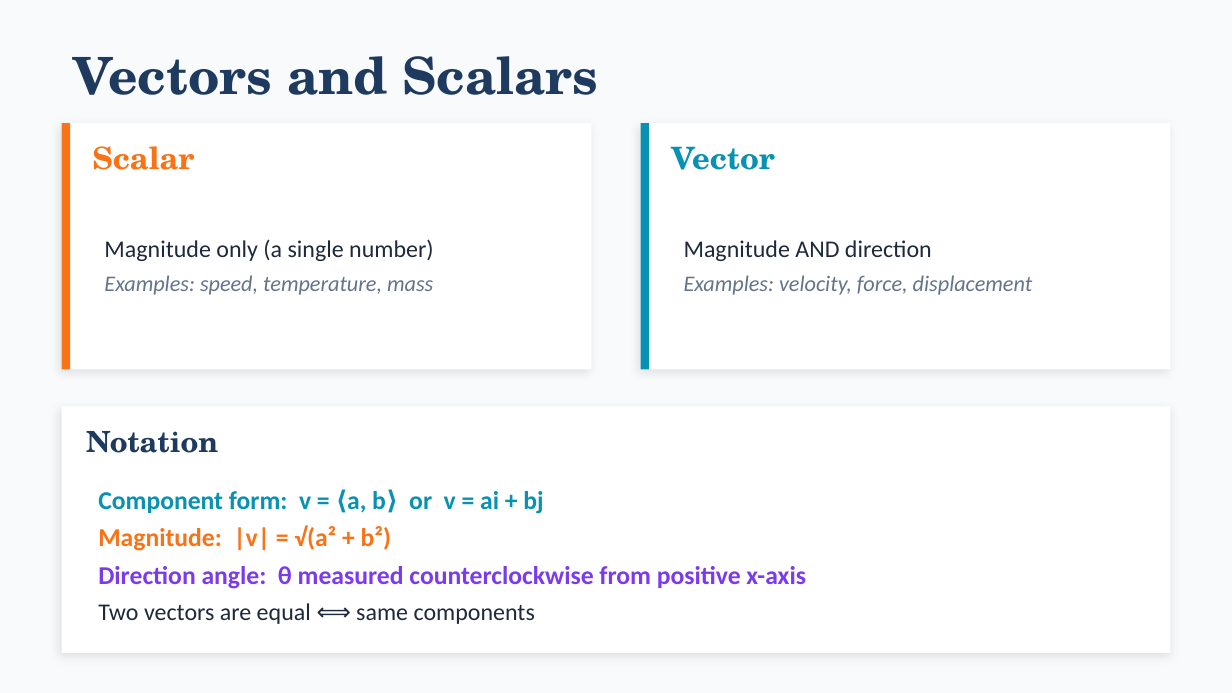
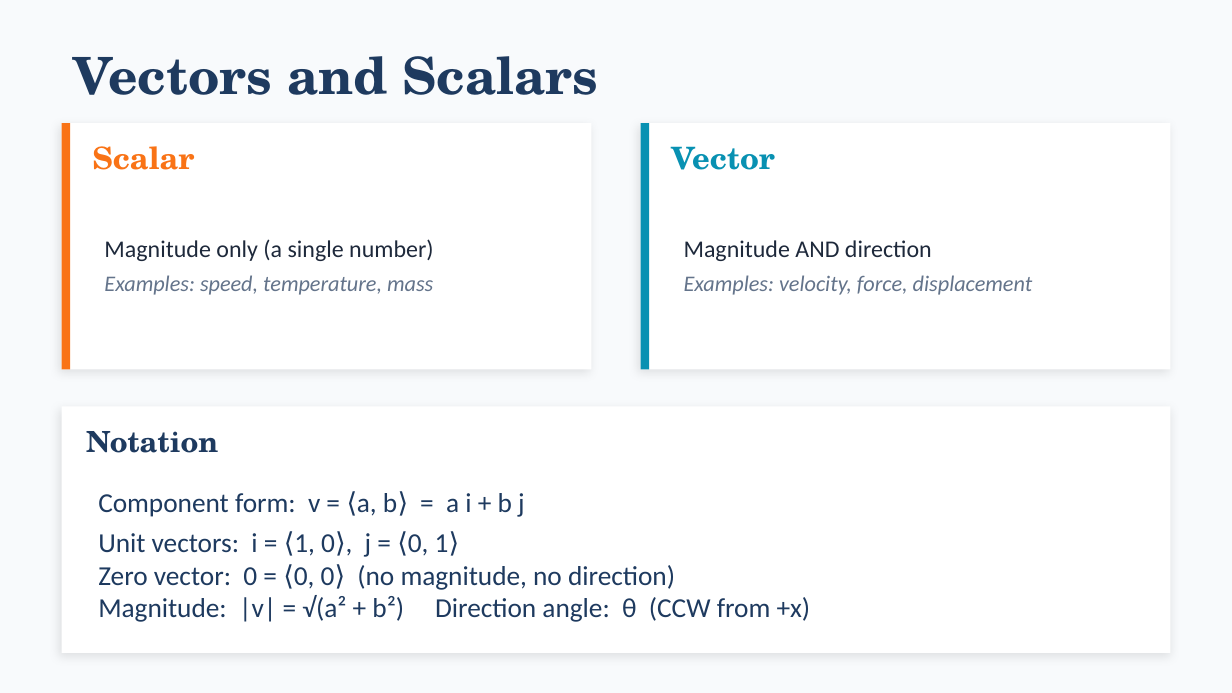
Before and after one commit to andrewhvolk/andrewhvolk.github.io, a slide deck: slide 4 of slides/Math130Unit3D.pptx. Drawn at 1232x693 pixels with LibreOffice and Linux fonts; fonts in the diff are those of the drawing. Boxes give left, top, right and bottom in pixels: in the first picture for what was removed or moved away, otherwise in the second. Text is boxed around its words. In the diff, an @@ line names an element or a change of style, - is before the commit and + after.

```diff
--- a/slides/Math130Unit3D.pptx
+++ b/slides/Math130Unit3D.pptx
@@ text at (x1=98, y1=493, x2=811, y2=622): text changed; size 15 to 16 pt; text colour #7C3AED to #1E3A5F; bold off @@
-Component form: v = ⟨a, b⟩ or v = ai + bj
-Magnitude: |v| = √(a² + b²)
-Direction angle: θ measured counterclockwise from positive x-axis
-Two vectors are equal ⟺ same components
+Component form: v = ⟨a, b⟩ = a i + b j
+Unit vectors: i = ⟨1, 0⟩, j = ⟨0, 1⟩
+Zero vector: 0 = ⟨0, 0⟩ (no magnitude, no direction)
+Magnitude: |v| = √(a² + b²) Direction angle: θ (CCW from +x)
```
Also in this commit, not shown: 3 other slides changed, 2 slides added, 1 slide removed, 4 other files.
